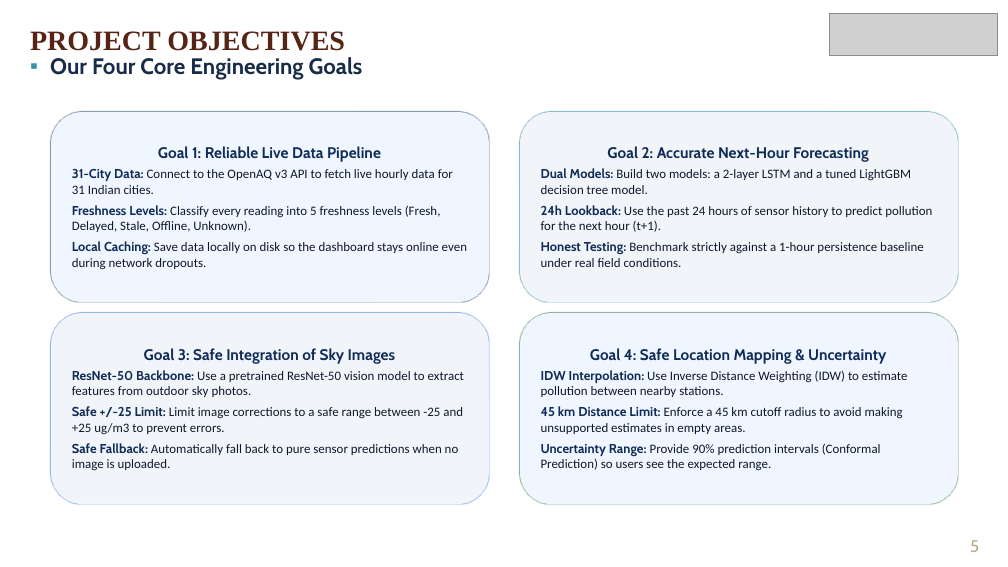
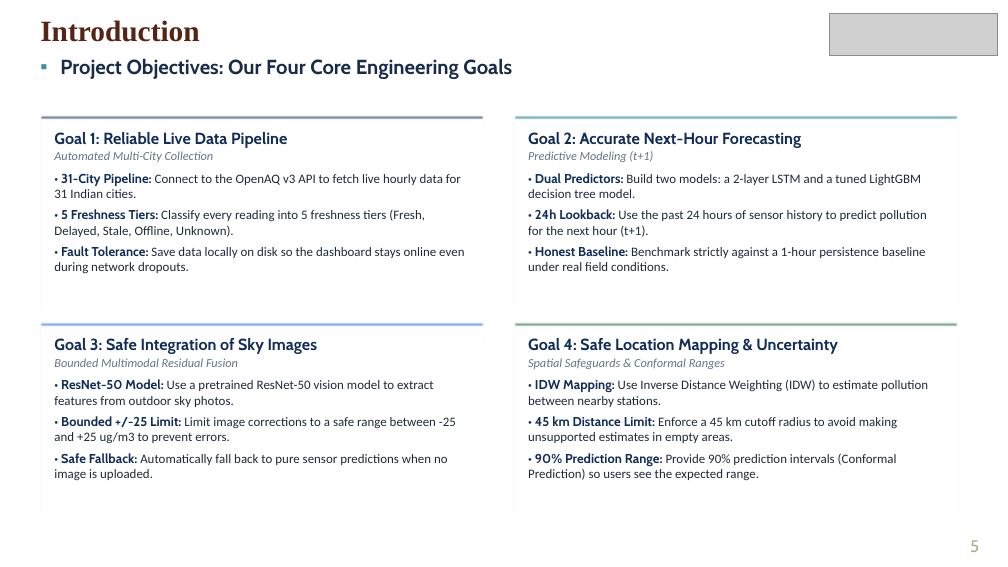
Before and after one commit to Rushyasree/Multimodal_airquality_prediction, a slide deck: slide 5 of docs/VayuDrishti_Final_Review_Simple_Language.pptx. Drawn at 1008x567 pixels with LibreOffice and Linux fonts; fonts in the diff are those of the drawing; grey boxes stand for pictures; background and template pictures are left out. Boxes give left, top, right and bottom in pixels: in the first picture for what was removed or moved away, otherwise in the second. Text is boxed around its words. In the diff, an @@ line names an element or a change of style, - is before the commit and + after.

Commit message:
Refactor presentation layout to executive university standard: eliminate amateur shapes, refine typography, align cards, and verify all 16 slides

```diff
--- a/docs/VayuDrishti_Final_Review_Simple_Language.pptx
+++ b/docs/VayuDrishti_Final_Review_Simple_Language.pptx
@@ text at (x1=40, y1=20, x2=199, y2=42): text changed; size 20 to 21 pt @@
-PROJECT OBJECTIVES
+Introduction
@@ text "Introduction" at (x1=40, y1=20, x2=199, y2=42): vertical alignment middle to top @@
@@ text at (x1=60, y1=58, x2=512, y2=79): text changed; size 16 to 14.5 pt @@
-▪ Our Four Core Engineering Goals
+▪ Project Objectives: Our Four Core Engineering Goals
@@ rectangle "Goal 1: Reliable Live Data ..." resized from (x1=50, y1=111, x2=489, y2=302) to (x1=40, y1=116, x2=484, y2=307) @@
@@ rectangle "Goal 1: Reliable Live Data ..." at (x1=40, y1=116, x2=484, y2=307): vertical alignment middle to top; rounded rectangle to rectangle; fill #EFF6FF to #FFFFFF; outline #102C57 1 pt to #E2E8F0 1 pt @@
@@ rectangle added at (x1=40, y1=116, x2=484, y2=120), fill #102C57 @@
@@ rectangle "Goal 2: Accurate Next-Hour Forecasting" resized from (x1=519, y1=111, x2=958, y2=302) to (x1=514, y1=116, x2=958, y2=307) @@
@@ rectangle "Goal 2: Accurate Next-Hour Forecasting" at (x1=514, y1=116, x2=958, y2=307): vertical alignment middle to top; rounded rectangle to rectangle; fill #F1F5F9 to #FFFFFF; outline #0E7490 1 pt to #E2E8F0 1 pt @@
@@ rectangle added at (x1=514, y1=116, x2=958, y2=120), fill #0E7490 @@
@@ text in rectangle at (x1=54, y1=132, x2=287, y2=148): size 11 to 11.5 pt in "Goal 1: Reliable Live Data Pipeline"; alignment centre to left; less space between paragraphs @@
@@ text in rectangle at (x1=528, y1=132, x2=801, y2=148): size 11 to 11.5 pt in "Goal 2: Accurate Next-Hour Forecasting"; alignment centre to left; less space between paragraphs @@
@@ text in rectangle at (x1=54, y1=151, x2=464, y2=273): text changed; text colour #0F172A to #1E293B @@
-31-City Data: Connect to the OpenAQ v3 API to fetch live hourly data for 31 Indian cities.
-Freshness Levels: Classify every reading into 5 freshness levels (Fresh, Delayed, Stale, Offline, Unknown).
-Local Caching: Save data locally on disk so the dashboard stays online even during network dropouts.
+Automated Multi-City Collection
+• 31-City Pipeline: Connect to the OpenAQ v3 API to fetch live hourly data for 31 Indian cities.
+• 5 Freshness Tiers: Classify every reading into 5 freshness tiers (Fresh, Delayed, Stale, Offline, Unknown).
+• Fault Tolerance: Save data locally on disk so the dashboard stays online even during network dropouts.
@@ text in rectangle at (x1=528, y1=151, x2=927, y2=271): text changed; text colour #0F172A to #1E293B @@
-Dual Models: Build two models: a 2-layer LSTM and a tuned LightGBM decision tree model.
-24h Lookback: Use the past 24 hours of sensor history to predict pollution for the next hour (t+1).
-Honest Testing: Benchmark strictly against a 1-hour persistence baseline under real field conditions.
+Predictive Modeling (t+1)
+• Dual Predictors: Build two models: a 2-layer LSTM and a tuned LightGBM decision tree model.
+• 24h Lookback: Use the past 24 hours of sensor history to predict pollution for the next hour (t+1).
+• Honest Baseline: Benchmark strictly against a 1-hour persistence baseline under real field conditions.
@@ rectangle "Goal 3: Safe Integration of ..." resized from (x1=50, y1=312, x2=489, y2=504) to (x1=40, y1=323, x2=484, y2=514) @@
@@ rectangle "Goal 3: Safe Integration of ..." at (x1=40, y1=323, x2=484, y2=514): vertical alignment middle to top; rounded rectangle to rectangle; fill #F1F5F9 to #FFFFFF; outline #2563EB 1 pt to #E2E8F0 1 pt @@
@@ rectangle added at (x1=40, y1=323, x2=484, y2=327), fill #2563EB @@
@@ rectangle "Goal 4: Safe Location Mapping ..." resized from (x1=519, y1=312, x2=958, y2=504) to (x1=514, y1=323, x2=958, y2=514) @@
@@ rectangle "Goal 4: Safe Location Mapping ..." at (x1=514, y1=323, x2=958, y2=514): vertical alignment middle to top; rounded rectangle to rectangle; fill #EFF6FF to #FFFFFF; outline #166534 1 pt to #E2E8F0 1 pt @@
@@ rectangle added at (x1=514, y1=323, x2=958, y2=327), fill #166534 @@
@@ text in rectangle at (x1=54, y1=358, x2=456, y2=481): text changed; text colour #0F172A to #1E293B @@
-ResNet-50 Backbone: Use a pretrained ResNet-50 vision model to extract features from outdoor sky photos.
-Safe +/-25 Limit: Limit image corrections to a safe range between -25 and +25 ug/m3 to prevent errors.
-Safe Fallback: Automatically fall back to pure sensor predictions when no image is uploaded.
+Bounded Multimodal Residual Fusion
+• ResNet-50 Model: Use a pretrained ResNet-50 vision model to extract features from outdoor sky photos.
+• Bounded +/-25 Limit: Limit image corrections to a safe range between -25 and +25 ug/m3 to prevent errors.
+• Safe Fallback: Automatically fall back to pure sensor predictions when no image is uploaded.
@@ text in rectangle at (x1=54, y1=338, x2=318, y2=354): size 11 to 11.5 pt in "Goal 3: Safe Integration of Sky Images"; alignment centre to left; less space between paragraphs @@
@@ text in rectangle at (x1=528, y1=358, x2=928, y2=480): text changed; text colour #0F172A to #1E293B @@
-IDW Interpolation: Use Inverse Distance Weighting (IDW) to estimate pollution between nearby stations.
-45 km Distance Limit: Enforce a 45 km cutoff radius to avoid making unsupported estimates in empty areas.
-Uncertainty Range: Provide 90% prediction intervals (Conformal Prediction) so users see the expected range.
+Spatial Safeguards & Conformal Ranges
+• IDW Mapping: Use Inverse Distance Weighting (IDW) to estimate pollution between nearby stations.
+• 45 km Distance Limit: Enforce a 45 km cutoff radius to avoid making unsupported estimates in empty areas.
+• 90% Prediction Range: Provide 90% prediction intervals (Conformal Prediction) so users see the expected range.
@@ text in rectangle at (x1=528, y1=338, x2=838, y2=354): size 11 to 11.5 pt in "Goal 4: Safe Location Mapping & Uncertainty"; alignment centre to left; less space between paragraphs @@
```
Also in this commit, not shown: 15 other slides changed, 36 other files.
